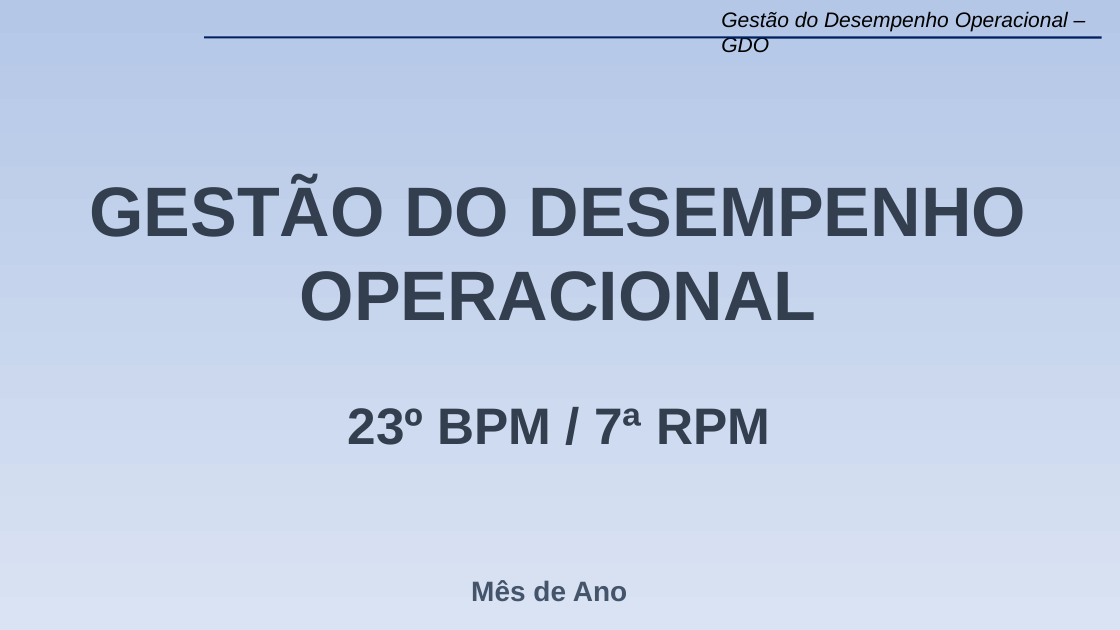
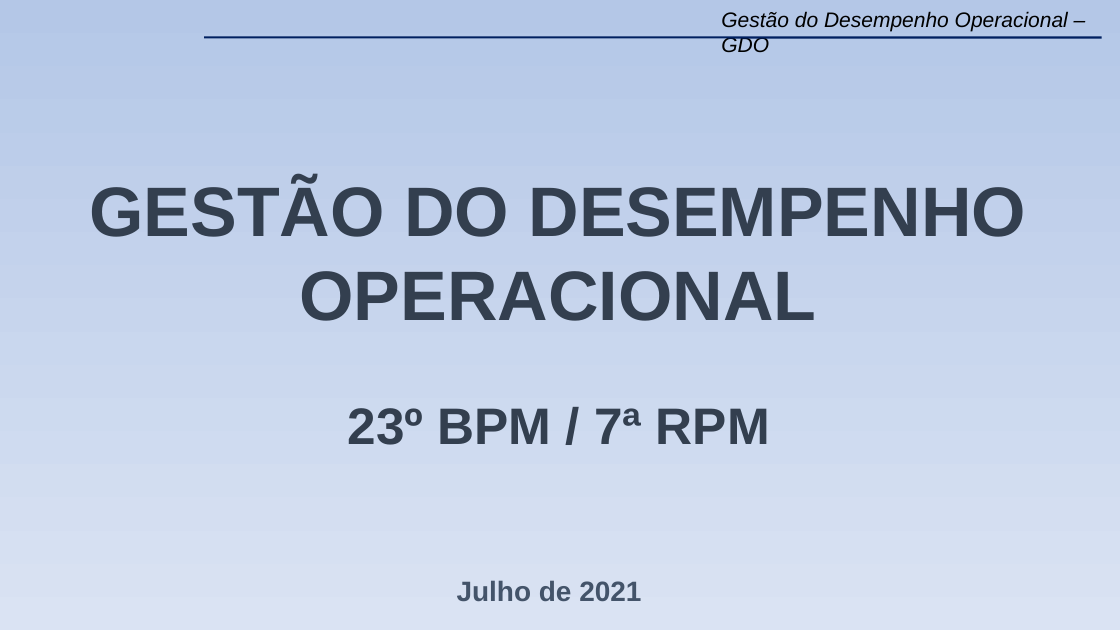
Before and after one commit to WENDEL4891/apresentacao_gdo, a slide deck: slide 1 of files/2021/7/GDO 23º BPM - JULHO-2021.pptx. Drawn at 1120x630 pixels with LibreOffice and Linux fonts; fonts in the diff are those of the drawing; background and template pictures are left out. Boxes give left, top, right and bottom in pixels: in the first picture for what was removed or moved away, otherwise in the second. Text is boxed around its words. In the diff, an @@ line names an element or a change of style, - is before the commit and + after.

```diff
--- a/files/2021/7/GDO 23º BPM - JULHO-2021.pptx
+++ b/files/2021/7/GDO 23º BPM - JULHO-2021.pptx
@@ text at (457,580,641,601): text changed @@
-Mês de Ano
+Julho de 2021
```
Also in this commit, not shown: 30 other slides changed, 8 other files.
